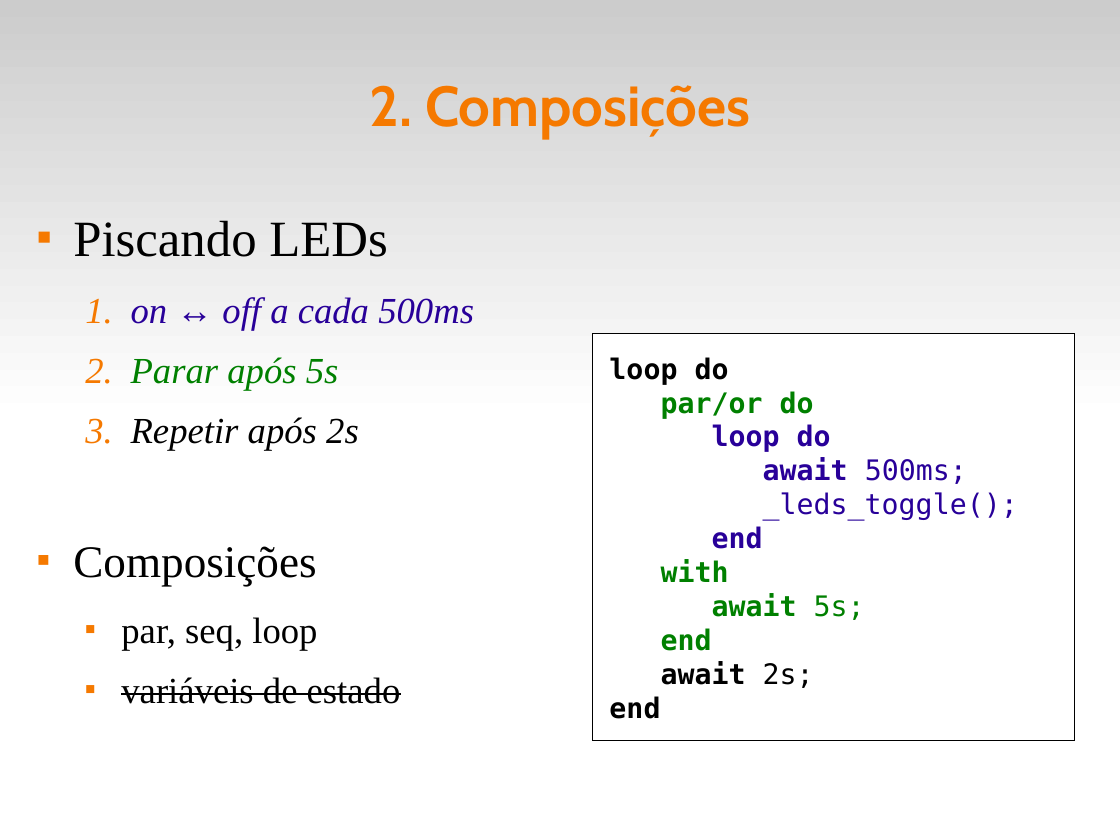
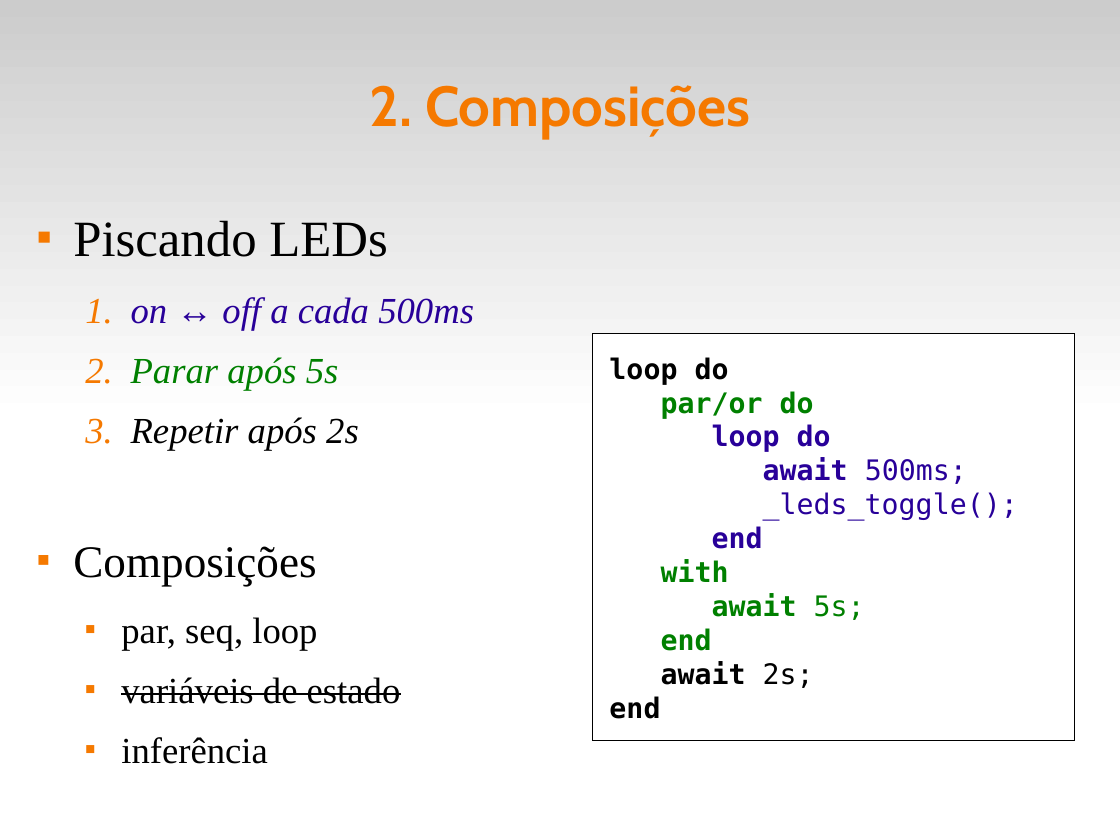
Before and after one commit to fsantanna-uerj/reativos, a slide deck: slide 6 of slides/06_ceu.odp. Drawn at 1120x840 pixels with LibreOffice and Linux fonts; fonts in the diff are those of the drawing. Boxes give left, top, right and bottom in pixels: in the first picture for what was removed or moved away, otherwise in the second. Text is boxed around its words. In the diff, an @@ line names an element or a change of style, - is before the commit and + after.

```diff
--- a/slides/06_ceu.odp
+++ b/slides/06_ceu.odp
@@ text at bbox=[121, 737, 268, 764]: paragraph added @@
+  ■ inferência
```
Also in this commit, not shown: 8 other slides changed, 5 other files.
